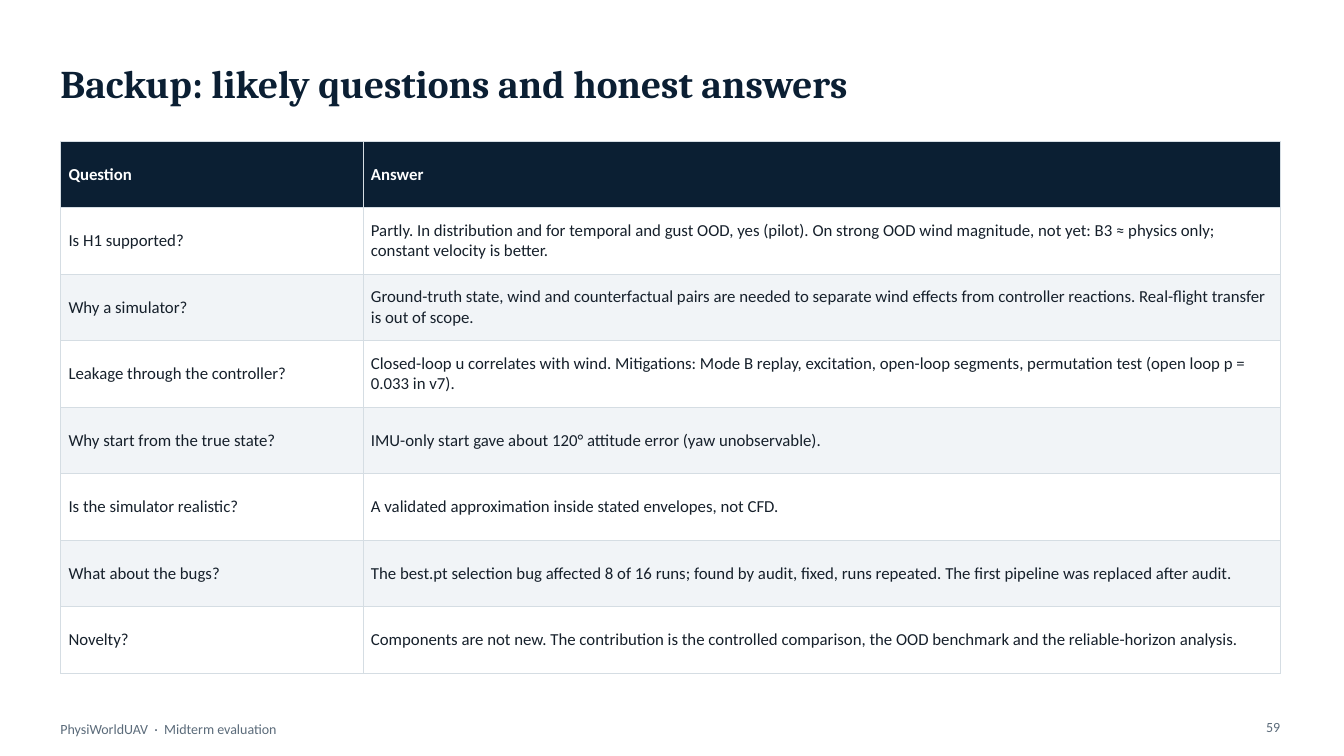
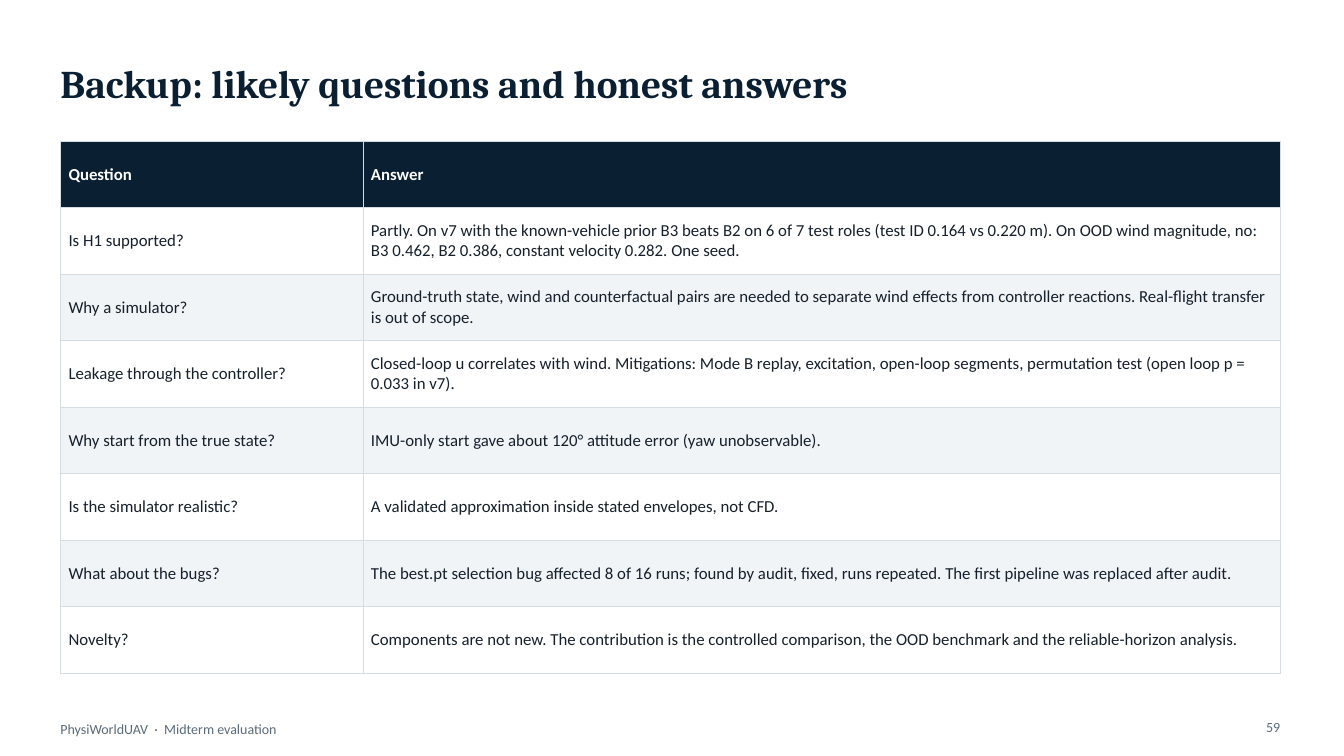
Before and after one commit to ChethanPutran/PhysiWorldUAV, a slide deck: slide 59 of report/slides/PhysiWorldUAV_midterm.pptx. Drawn at 1344x756 pixels with LibreOffice and Linux fonts; fonts in the diff are those of the drawing. Boxes give left, top, right and bottom in pixels: in the first picture for what was removed or moved away, otherwise in the second. Text is boxed around its words. In the diff, an @@ line names an element or a change of style, - is before the commit and + after.

```diff
--- a/report/slides/PhysiWorldUAV_midterm.pptx
+++ b/report/slides/PhysiWorldUAV_midterm.pptx
@@ table at box(60, 141, 1280, 652) @@
-row 2, column 2: Partly. In distribution and for temporal and gust OOD, yes (pilot). On strong OOD wind magnitude, not yet: B3 ≈ physics only; constant velocity is better.
+row 2, column 2: Partly. On v7 with the known-vehicle prior B3 beats B2 on 6 of 7 test roles (test ID 0.164 vs 0.220 m). On OOD wind magnitude, no: B3 0.462, B2 0.386, constant velocity 0.282. One seed.
```
Also in this commit, not shown: 8 other slides changed, 2 slides added, 2 slides removed, 21 other files.
